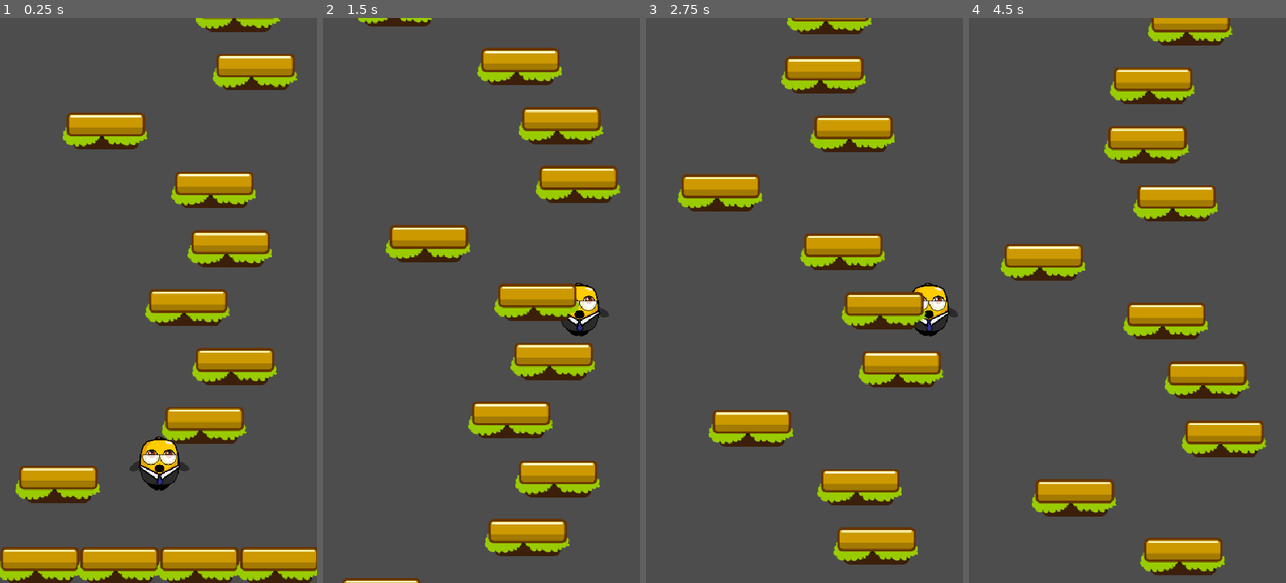
Above: before the commit, frames 1-4 (left to right).
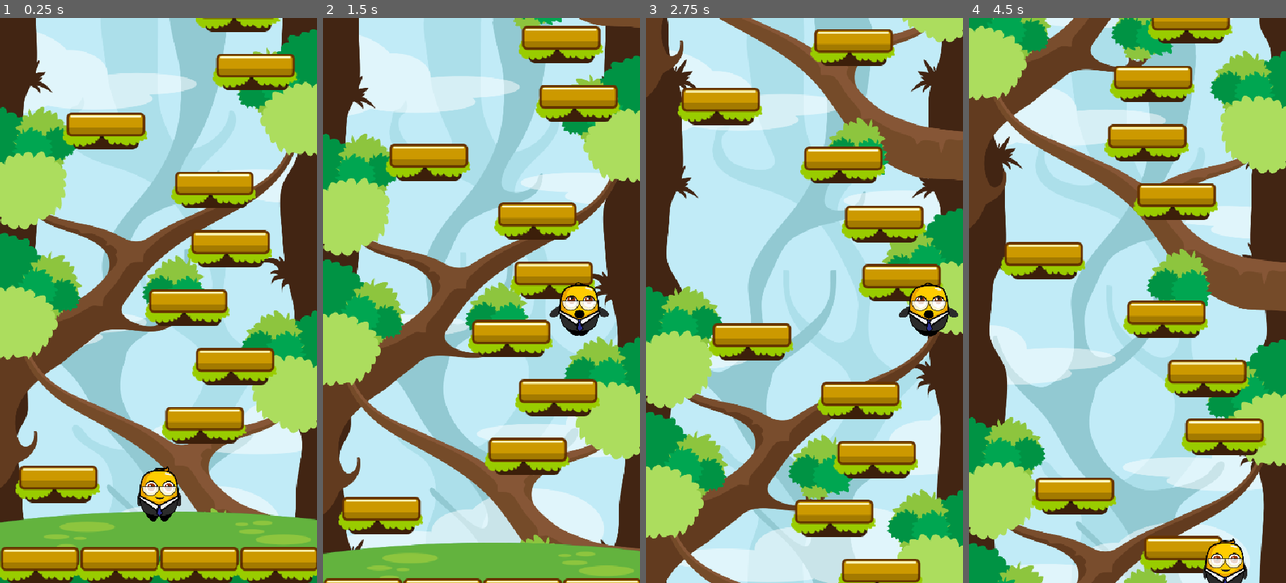
Above: after the commit, the same moments.

Repository: woliveiras/jumper-jam
Game: Godot game, scene res://scenes/game.tscn
Two runs of this game, one before a commit and one after it. Both use one fixed random seed, a clock stepped at 60 frames per second and the inputs below.
Inputs:
- Up to frame 1 (0.25 s): no input
- Up to frame 2 (1.5 s): hold D (move_right) 0.53-1.28 s; hold A (move_left) from 1.28 s (still down)
- Up to frame 3 (2.75 s): release A (move_left) at 2.03 s; hold D (move_right) from 2.03 s (still down)
- Up to frame 4 (4.5 s): release D (move_right) at 3.53 s; hold A (move_left) from 3.53 s (still down)

The runs differ from the first frame. In frame 1, 81% of the frame differs, in the area x 0-100%, y 0-100%; in frame 2, 99%; in frame 3, 99%; in frame 4, 91%.

Commit message:
add parallax

Diff:
--- a/scenes/game.tscn
+++ b/scenes/game.tscn
@@ -1,13 +1,47 @@
-[gd_scene load_steps=4 format=3 uid="uid://bn7oowtysw67o"]
+[gd_scene load_steps=7 format=3 uid="uid://bn7oowtysw67o"]
 
 [ext_resource type="Script" uid="uid://1htmcrnxws5s" path="res://scripts/game.gd" id="1_uwrxv"]
-[ext_resource type="PackedScene" uid="uid://bb64ys7uax048" path="res://scenes/player.tscn" id="2_yqjtg"]
+[ext_resource type="Texture2D" uid="uid://cu0c6gvn66fbn" path="res://assets/textures/bg/Ground.png" id="3_lbhrr"]
 [ext_resource type="PackedScene" uid="uid://c0irixjt6l5y3" path="res://scenes/level_generator.tscn" id="3_lnu2h"]
+[ext_resource type="Texture2D" uid="uid://oey021iqah17" path="res://assets/textures/bg/Layer1.png" id="4_p57ef"]
+[ext_resource type="Texture2D" uid="uid://uhym5gm32p5n" path="res://assets/textures/bg/Layer2.png" id="5_u5sy4"]
+[ext_resource type="Texture2D" uid="uid://crohi3l8a0yqv" path="res://assets/textures/bg/Layer3.png" id="6_gee14"]
 
 [node name="Game" type="Node2D"]
 script = ExtResource("1_uwrxv")
 
-[node name="Player" parent="." instance=ExtResource("2_yqjtg")]
-position = Vector2(270, 893)
+[node name="ParallaxBackground" type="ParallaxBackground" parent="."]
+
+[node name="ParallaxLayer1" type="ParallaxLayer" parent="ParallaxBackground"]
+motion_scale = Vector2(0.1, 0.1)
+motion_mirroring = Vector2(0, 1935)
+
+[node name="Sprite2D" type="Sprite2D" parent="ParallaxBackground/ParallaxLayer1"]
+scale = Vector2(0.675, 0.675)
+texture = ExtResource("4_p57ef")
+centered = false
+
+[node name="ParallaxLayer2" type="ParallaxLayer" parent="ParallaxBackground"]
+motion_scale = Vector2(0.5, 0.5)
+motion_mirroring = Vector2(0, 1935)
+
+[node name="Sprite2D" type="Sprite2D" parent="ParallaxBackground/ParallaxLayer2"]
+scale = Vector2(0.675, 0.675)
+texture = ExtResource("5_u5sy4")
+centered = false
+
+[node name="ParallaxLayer3" type="ParallaxLayer" parent="ParallaxBackground"]
+motion_scale = Vector2(0.85, 0.85)
+motion_mirroring = Vector2(0, 1935)
+
+[node name="Sprite2D" type="Sprite2D" parent="ParallaxBackground/ParallaxLayer3"]
+scale = Vector2(0.675, 0.675)
+texture = ExtResource("6_gee14")
+centered = false
+
+[node name="GroundSprite" type="Sprite2D" parent="."]
+position = Vector2(270, 960)
+texture = ExtResource("3_lbhrr")
+offset = Vector2(0, -61)
 
 [node name="LevelGenerator" parent="." instance=ExtResource("3_lnu2h")]
--- a/scripts/game.gd
+++ b/scripts/game.gd
@@ -1,22 +1,66 @@
 extends Node2D
 
-@onready var player = $Player
 @onready var level_generator = $LevelGenerator
+@onready var ground_sprite = $GroundSprite
+@onready var parallax_1 = $ParallaxBackground/ParallaxLayer1
+@onready var parallax_2 = $ParallaxBackground/ParallaxLayer2
+@onready var parallax_3 = $ParallaxBackground/ParallaxLayer3
 
+var player_scene = preload("res://scenes/player.tscn")
 var camera_scene = preload("res://scenes/game_camera.tscn")
 
-var camera = null
+var player_spawn_pos: Vector2
+var player: Player = null
+var camera: GameCamera = null
+var viewport_size: Vector2
 
 func _ready() -> void:
-	camera = camera_scene.instantiate()
-	camera.setup_camera($Player)
-	add_child(camera)
+	viewport_size = get_viewport_rect().size
+	var player_spawn_y_offset = 135
 
-	level_generator.setup(player)
+	player_spawn_pos.x = viewport_size.x / 2.0
+	player_spawn_pos.y = viewport_size.y - player_spawn_y_offset
 
-func _process(delta: float) -> void:
+	ground_sprite.global_position.x = viewport_size.x / 2
+	ground_sprite.global_position.y = viewport_size.y
+
+	setup_parallax_layer(parallax_1)
+	setup_parallax_layer(parallax_2)
+	setup_parallax_layer(parallax_3)
+	new_game()
+
+func _process(_delta: float) -> void:
 	if Input.is_action_just_pressed("quit"):
 		get_tree().quit()
 
 	if Input.is_action_just_pressed("reset"):
 		get_tree().reload_current_scene()
+
+func new_game():
+	player = player_scene.instantiate()
+	player.global_position = player_spawn_pos
+	add_child(player)
+
+	camera = camera_scene.instantiate()
+	camera.setup_camera($Player)
+	add_child(camera)
+
+	if player:
+		level_generator.setup(player)
+
+func get_parallax_sprite_scale(parallax_sprite: Sprite2D):
+	var parallax_texture = parallax_sprite.get_texture()
+	var parallax_texture_width = parallax_texture.get_width()
+	var scale = viewport_size.x / parallax_texture_width
+	var result = Vector2(scale, scale)
+
+	return result
+
+func setup_parallax_layer(parallax_layer: ParallaxLayer):
+	var parallax_sprite = parallax_layer.find_child("Sprite2D")
+
+	if parallax_sprite:
+		parallax_sprite.scale = get_parallax_sprite_scale(parallax_sprite)
+
+		var motion_mirroring_y = parallax_sprite.scale.y * parallax_sprite.get_texture().get_height()
+		parallax_layer.motion_mirroring.y = motion_mirroring_y
--- a/scripts/game_camera.gd
+++ b/scripts/game_camera.gd
@@ -15,19 +15,19 @@
 	limit_right = viewport_size.x
 	limit_left = 0
 
-	destroyer.position.y = viewport_size.y
+	destroyer.position.y = viewport_size.y / 2
 
 	var rect_shape = RectangleShape2D.new()
-	var rect_shape_size = Vector2(viewport_size.x, 200)
+	var rect_shape_size = Vector2(viewport_size.x, 100)
 	rect_shape.set_size(rect_shape_size)
 	destroyer_shape.shape = rect_shape
 
-func _process(delta: float) -> void:
+func _process(_delta: float) -> void:
 	if player:
 		var limit_distance = 420
 
 		if limit_bottom > player.global_position.y + limit_distance:
-			limit_bottom = player.global_position.y + limit_distance
+			limit_bottom = int(player.global_position.y + limit_distance)
 
 	var overlapping_areas = destroyer.get_overlapping_areas()
 	if overlapping_areas.size() > 0:
@@ -36,7 +36,7 @@
 				area.queue_free()
 
 
-func _physics_process(delta: float) -> void:
+func _physics_process(_delta: float) -> void:
 	if player:
 		global_position.y = player.global_position.y
 
--- a/scripts/level_generator.gd
+++ b/scripts/level_generator.gd
@@ -20,7 +20,7 @@
 	start_platform_y = viewport_size.y - (y_distance_between_platforms * 2)
 	generate_level(start_platform_y, true)
 
-func _process(delta: float) -> void:
+func _process(_delta: float) -> void:
 	if player:
 		var player_y = player.global_position.y
 		var end_of_level_pos = start_platform_y - (generated_platform_count * y_distance_between_platforms)
--- a/scripts/player.gd
+++ b/scripts/player.gd
@@ -13,7 +13,7 @@
 func _ready() -> void:
 	viewport_size = get_viewport_rect().size
 
-func _process(delta: float) -> void:
+func _process(_delta: float) -> void:
 	if velocity.y > 0:
 		if animator.current_animation != "fall":
 			animator.play("fall")
@@ -22,7 +22,7 @@
 			animator.play("jump")
 
 
-func _physics_process(delta: float) -> void:
+func _physics_process(_delta: float) -> void:
 	velocity.y += gravity
 	if velocity.y > max_fall_velocity:
 		velocity.y = max_fall_velocity
